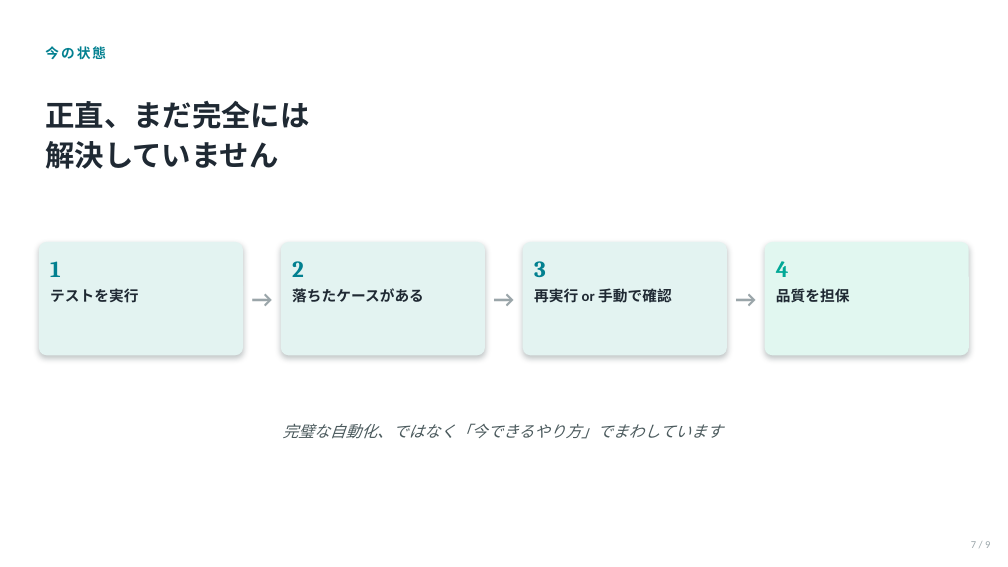
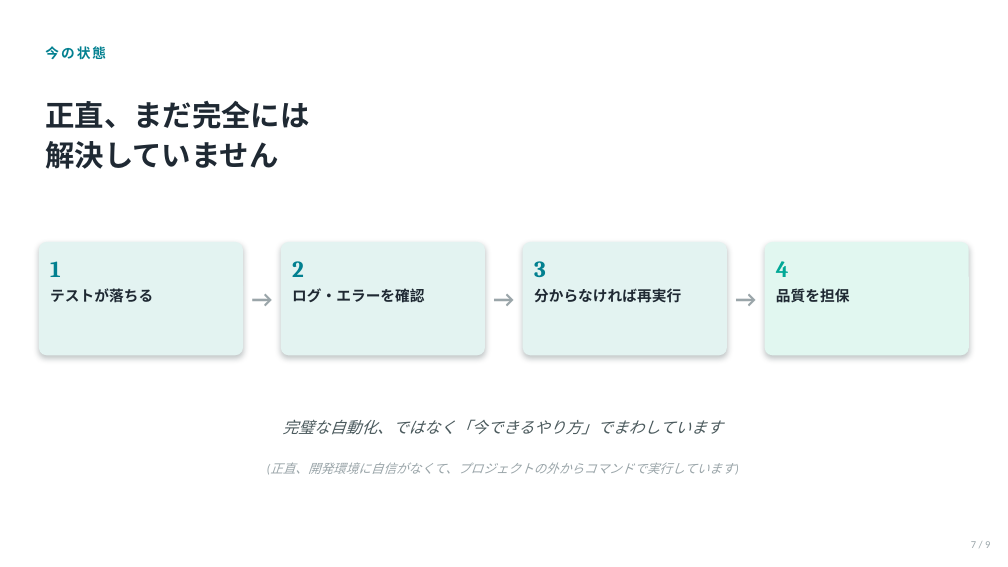
Before and after one commit to chiki-chiki/life, a slide deck: slide 7 of materials/初心者向けLT-E2Eテスト自動化/slides.pptx. Drawn at 1008x567 pixels with LibreOffice and Linux fonts; fonts in the diff are those of the drawing. Boxes give left, top, right and bottom in pixels: in the first picture for what was removed or moved away, otherwise in the second. Text is boxed around its words. In the diff, an @@ line names an element or a change of style, - is before the commit and + after.

```diff
--- a/materials/初心者向けLT-E2Eテスト自動化/slides.pptx
+++ b/materials/初心者向けLT-E2Eテスト自動化/slides.pptx
@@ text at [50,288,153,303]: text changed @@
-テストを実行
+テストが落ちる
@@ text at [292,288,425,303]: text changed @@
-落ちたケースがある
+ログ・エラーを確認
@@ text at [534,288,681,303]: text changed @@
-再実行 or 手動で確認
+分からなければ再実行
@@ text "完璧な自動化、ではなく「今できるやり方」でまわしています": place and size @@
-text "完璧な自動化、ではなく「今できるやり方」でまわしています" at [283,423,723,439]
+text "完璧な自動化、ではなく「今できるやり方」でまわしています" at [283,419,723,435]
@@ text added at [270,462,734,474], 12 pt, text #9AA5A9, italic @@
+(正直、開発環境に自信がなくて、プロジェクトの外からコマンドで実行しています)
```
Also in this commit, not shown: 2 other slides changed.
